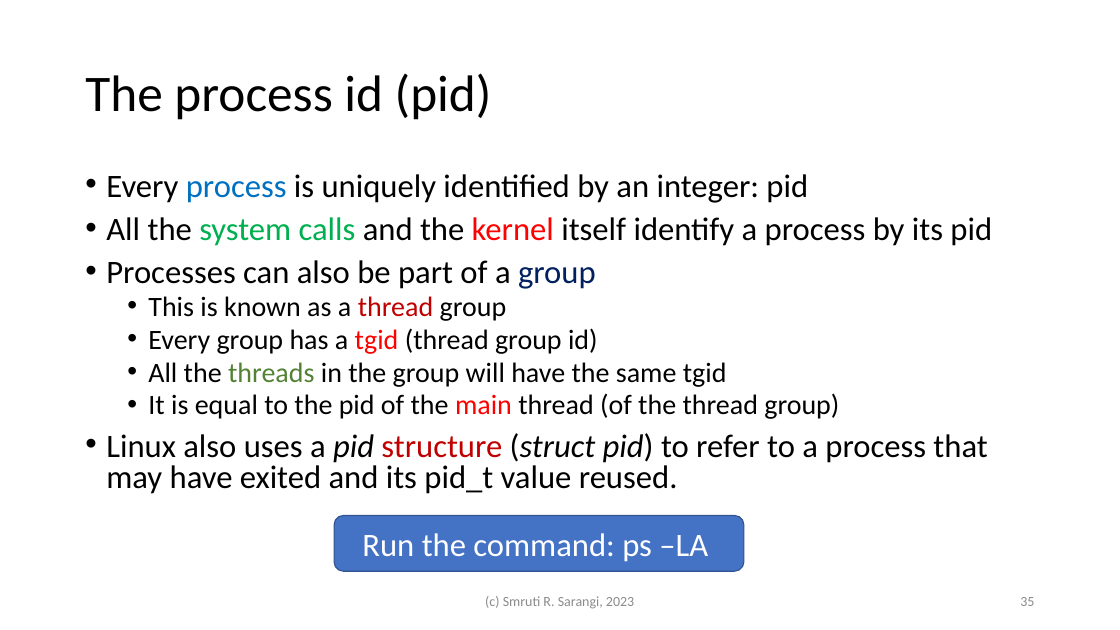
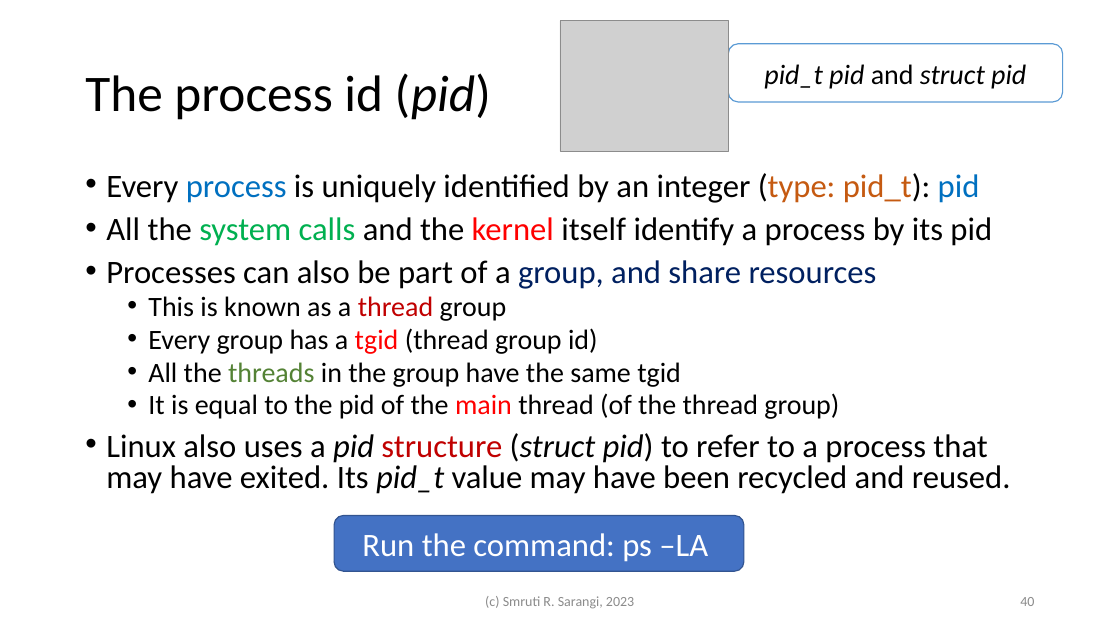
Before and after one commit to sarthak-panda/Sem6, a slide deck: slide 40 of COL331/LEC/3.processes.pptx (slide 35 before the commit). Drawn at 1120x630 pixels with LibreOffice and Linux fonts; fonts in the diff are those of the drawing; grey boxes stand for pictures. Boxes give left, top, right and bottom in pixels: in the first picture for what was removed or moved away, otherwise in the second. Text is boxed around its words. In the diff, an @@ line names an element or a change of style, - is before the commit and + after.

```diff
--- a/COL331/LEC/3.processes.pptx
+++ b/COL331/LEC/3.processes.pptx
@@ picture added at (560, 21, 728, 151) @@
@@ title "The process id (pid)" at (85, 73, 491, 120): italic on in "(pid)" @@
@@ rounded rectangle added at (728, 44, 1063, 102), fill #FFFFFF, outline #5B9BD5 1 pt, 24 pt, text #000000, italic @@
+pid_t pid and struct pid
@@ text at (106, 173, 980, 203): text changed @@
-• Every process is uniquely identified by an integer: pid
+• Every process is uniquely identified by an integer (type: pid_t): pid
@@ text at (106, 260, 877, 289): text changed @@
-• Processes can also be part of a group
+• Processes can also be part of a group, and share resources
@@ text at (148, 362, 681, 387): text changed @@
-  • All the threads in the group will have the same tgid
+  • All the threads in the group have the same tgid
@@ text at (106, 433, 1011, 494): text changed @@
-• Linux also uses a pid structure (struct pid) to refer to a process that may have exited and its pid_t value reused.
+• Linux also uses a pid structure (struct pid) to refer to a process that may have exited. Its pid_t value may have been recycled and reused.
@@ page number at (1020, 597, 1034, 606): text changed @@
-35
+40
```
Also in this commit, not shown: 34 other slides changed, 7 slides added, 2 slides removed, 13 other files.
